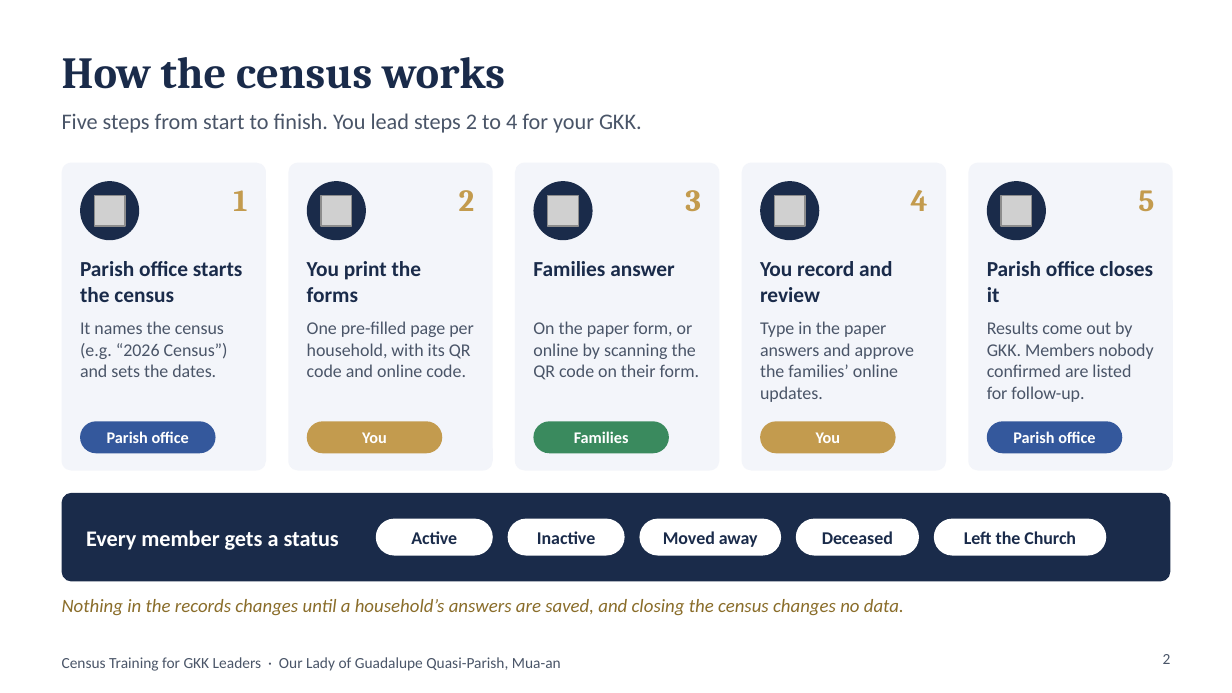
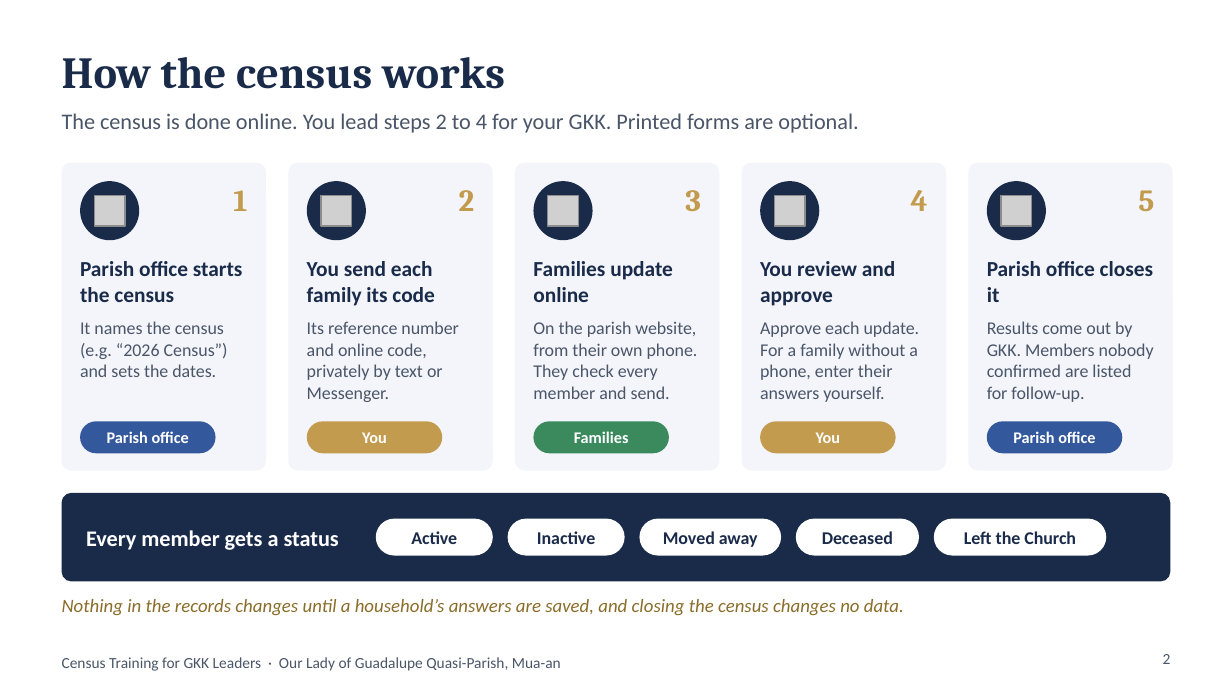
Before and after one commit to DaveenDev/parish-members-registry, a slide deck: slide 2 of docs/GKK-Leaders-Census-Training.pptx. Drawn at 1232x693 pixels with LibreOffice and Linux fonts; fonts in the diff are those of the drawing; grey boxes stand for pictures; background and template pictures are left out. Boxes give left, top, right and bottom in pixels: in the first picture for what was removed or moved away, otherwise in the second. Text is boxed around its words. In the diff, an @@ line names an element or a change of style, - is before the commit and + after.

```diff
--- a/docs/GKK-Leaders-Census-Training.pptx
+++ b/docs/GKK-Leaders-Census-Training.pptx
@@ text at (62,113,858,133): text changed @@
-Five steps from start to finish. You lead steps 2 to 4 for your GKK.
+The census is done online. You lead steps 2 to 4 for your GKK. Printed forms are optional.
@@ text at (307,261,435,306): text changed @@
-You print the forms
+You send each family its code
@@ text at (533,261,673,302): text changed @@
-Families answer
+Families update online
@@ text at (760,261,895,306): text changed @@
-You record and review
+You review and approve
@@ text at (307,321,459,402): text changed @@
-One pre-filled page per household, with its QR code and online code.
+Its reference number and online code, privately by text or Messenger.
@@ text at (533,321,698,399): text changed @@
-On the paper form, or online by scanning the QR code on their form.
+On the parish website, from their own phone. They check every member and send.
@@ text at (760,321,920,402): text changed @@
-Type in the paper answers and approve the families’ online updates.
+Approve each update. For a family without a phone, enter their answers yourself.
```
Also in this commit, not shown: 11 other slides changed.
